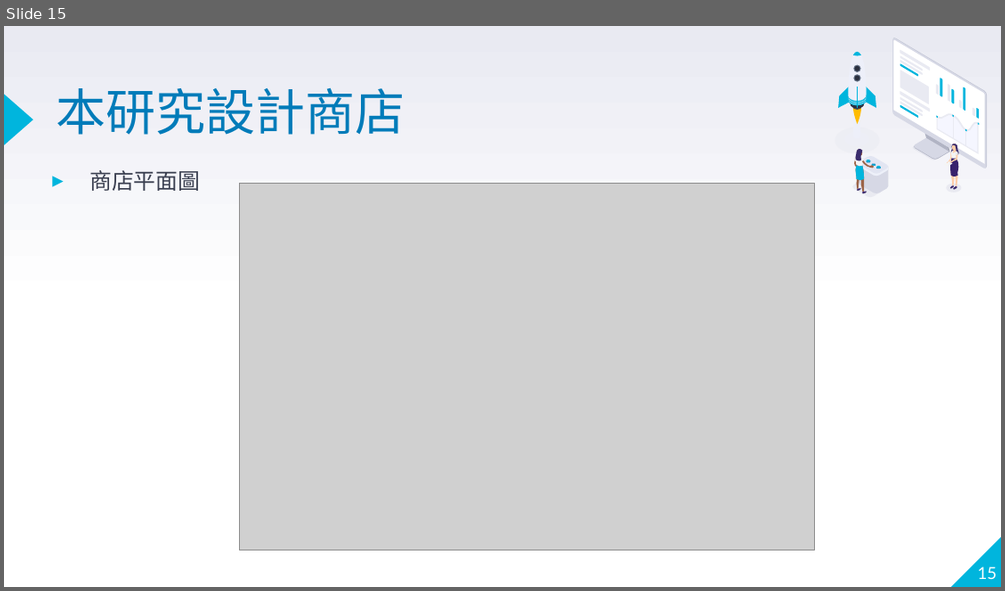
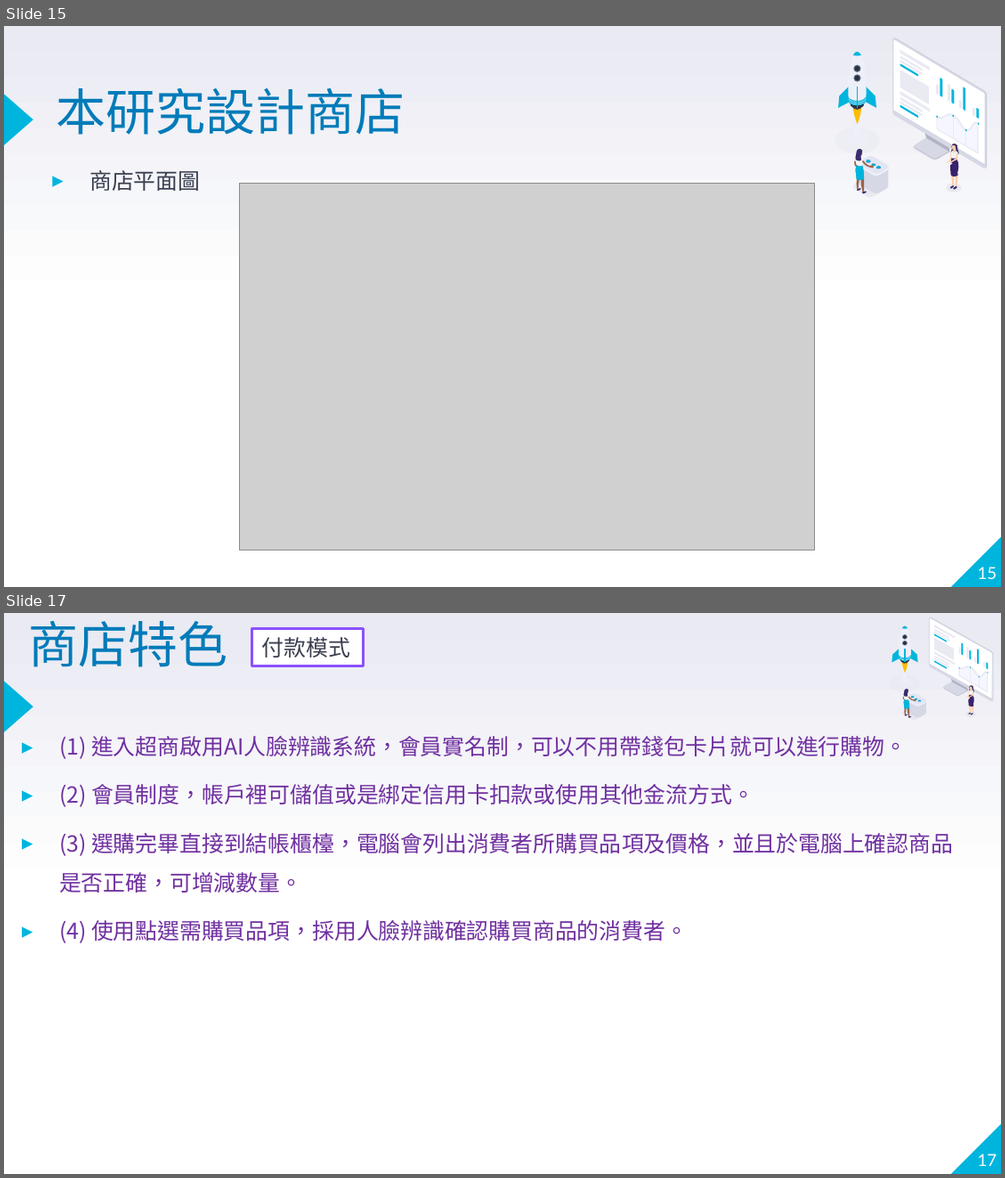
Before and after one commit to WilionLai/website, a slide deck: ppt/proposal_0111.pptx. Shown one above the other, each under a label of ours: slide 15 before the commit, slides 15 and 17 after it; the slides between them are not shown. The pictures are 1005x591 and 1005x1178 pixels, drawn with LibreOffice and Linux fonts; fonts in the diff are those of the drawing; grey boxes stand for pictures. Boxes give left, top, right and bottom in pixels: in the first picture for what was removed or moved away, otherwise in the second. Text is boxed around its words. In the diff, an @@ line names an element or a change of style, - is before the commit and + after.

```diff
--- a/ppt/proposal_0111.pptx
+++ b/ppt/proposal_0111.pptx
@@ slide 17 added at (4, 613, 1001, 1174), background gradient #FFFFFF to #E9EAF2; not listed: 2 template elements that a slide beside it also shows @@
@@ title added at (28, 621, 227, 667), 36 pt, text #007BB9 @@
+商店特色
@@ rectangle added at (252, 629, 363, 666), fill #FFFFFF, outline #8C50FF 2 pt, 16 pt, text #3A3F50 @@
+付款模式
@@ group added at (890, 617, 993, 720): 103 freeform shapes @@
@@ text added at (59, 736, 953, 943), 16 pt, text #7030A0 @@
+▸ (1) 進入超商啟用AI人臉辨識系統，會員實名制，可以不用帶錢包卡片就可以進行購物。
+▸ (2) 會員制度，帳戶裡可儲值或是綁定信用卡扣款或使用其他金流方式。
+▸ (3) 選購完畢直接到結帳櫃檯，電腦會列出消費者所購買品項及價格，並且於電腦上確認商品是否正確，可增減數量。
+▸ (4) 使用點選需購買品項，採用人臉辨識確認購買商品的消費者。
@@ page number added at (978, 1153, 997, 1166), 12 pt, text #FFFFFF @@
+17
```
Also in this commit, not shown: 7 slides changed, 1 other slide added, 1 other file.
